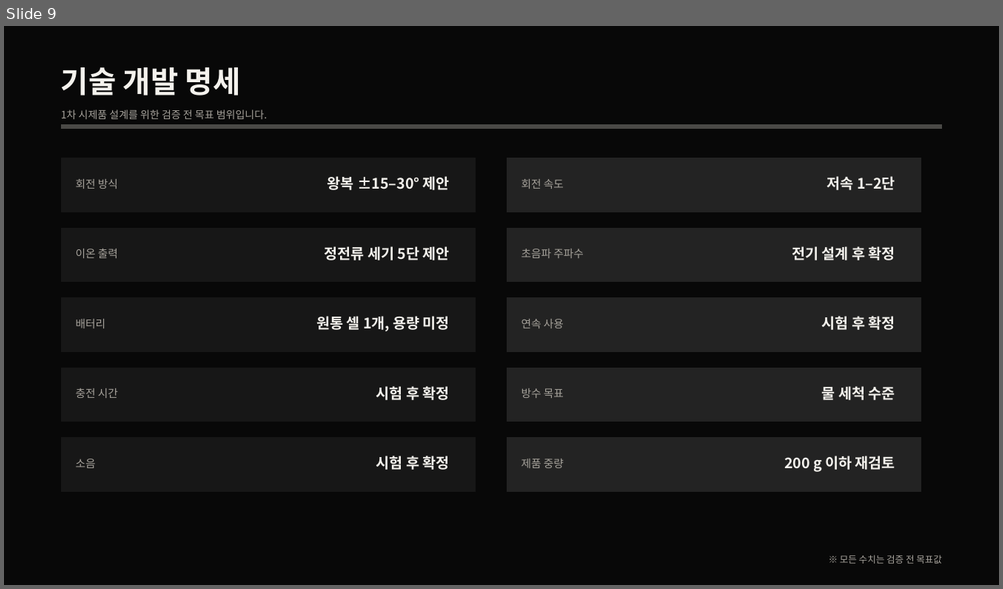
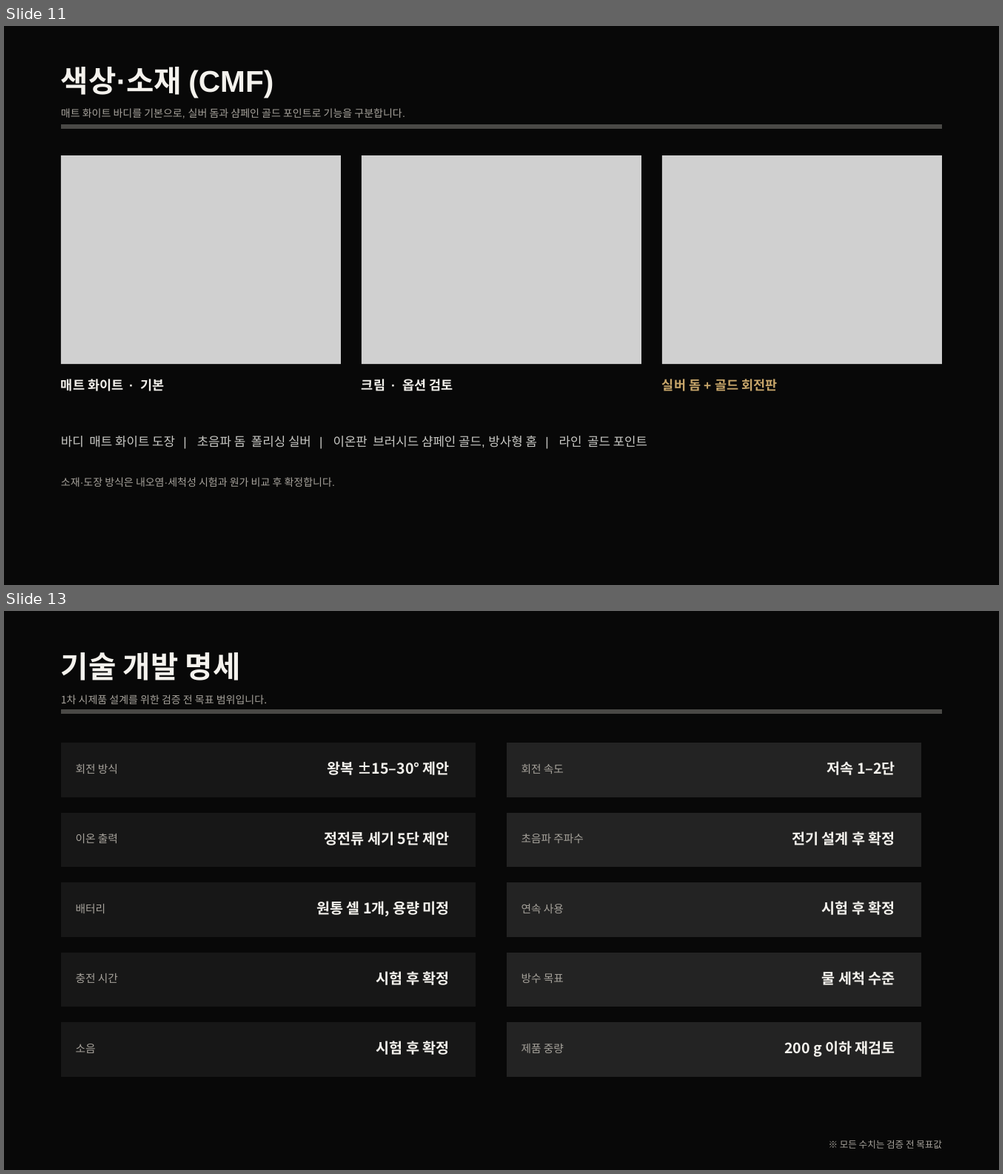
Before and after one commit to nyuwave1-pixel/robot-platform, a slide deck: deliverables/DERMA_HOME_개발업데이트_화이트.pptx. Shown one above the other, each under a label of ours: slide 9 before the commit, slides 11 and 13 after it; the slides between them are not shown. The pictures are 1003x589 and 1003x1174 pixels, drawn with LibreOffice and Linux fonts; fonts in the diff are those of the drawing; grey boxes stand for pictures. Boxes give left, top, right and bottom in pixels: in the first picture for what was removed or moved away, otherwise in the second. Text is boxed around its words. In the diff, an @@ line names an element or a change of style, - is before the commit and + after.

```diff
--- a/deliverables/DERMA_HOME_개발업데이트_화이트.pptx
+++ b/deliverables/DERMA_HOME_개발업데이트_화이트.pptx
@@ slide 11 added at (x1=4, y1=26, x2=999, y2=585), background #080808 @@
@@ text added at (x1=61, y1=67, x2=273, y2=97), 43.5 pt, text #F4F2ED, bold @@
+색상·소재 (CMF)
@@ text added at (x1=61, y1=108, x2=405, y2=118), 15 pt, text #A6A29B @@
+매트 화이트 바디를 기본으로, 실버 돔과 샴페인 골드 포인트로 기능을 구분합니다.
@@ freeform shape added at (x1=61, y1=124, x2=942, y2=128), fill #4A4946 @@
@@ picture added at (x1=61, y1=156, x2=341, y2=364) @@
@@ picture added at (x1=361, y1=156, x2=641, y2=364) @@
@@ picture added at (x1=662, y1=156, x2=942, y2=364) @@
@@ text added at (x1=61, y1=379, x2=165, y2=392), 18.8 pt, text #F4F2ED, bold @@
+매트 화이트 · 기본
@@ text added at (x1=361, y1=379, x2=453, y2=392), 18.8 pt, text #F4F2ED, bold @@
+크림 · 옵션 검토
@@ text added at (x1=662, y1=379, x2=777, y2=392), 18.8 pt, text #C7A66A, bold @@
+실버 돔 + 골드 회전판
@@ text added at (x1=61, y1=436, x2=647, y2=448), 18 pt, text #C9C9C5 @@
+바디 매트 화이트 도장 | 초음파 돔 폴리싱 실버 | 이온판 브러시드 샴페인 골드, 방사형 홈 | 라인 골드 포인트
@@ text added at (x1=61, y1=477, x2=335, y2=487), 15 pt, text #A6A29B @@
+소재·도장 방식은 내오염·세척성 시험과 원가 비교 후 확정합니다.
@@ what was slide 9 is now slide 13 @@
```
Also in this commit, not shown: 3 other slides added, 1 other file.
